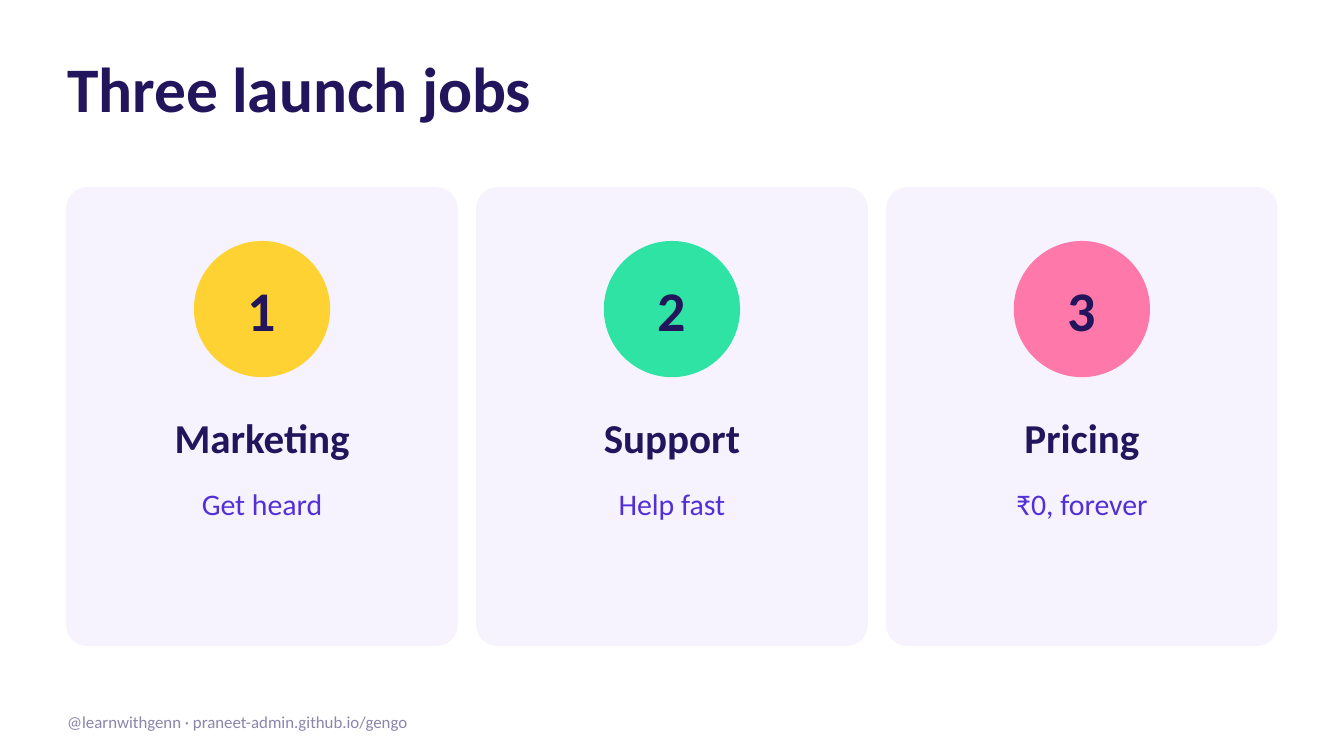
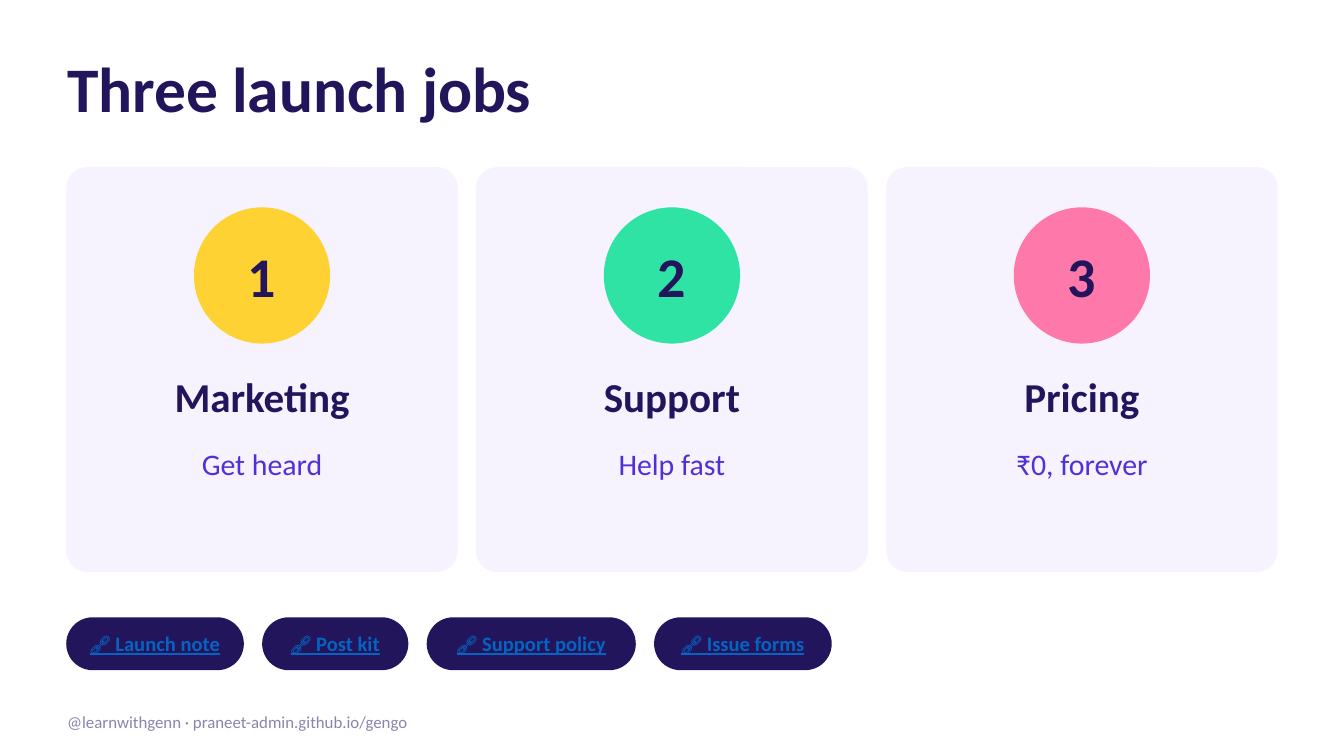
Before and after one commit to praneet-admin/gengo, a slide deck: slide 4 of launch/Gengo-Marketing-Glance.pptx. Drawn at 1344x756 pixels with LibreOffice and Linux fonts; fonts in the diff are those of the drawing. Boxes give left, top, right and bottom in pixels: in the first picture for what was removed or moved away, otherwise in the second. Text is boxed around its words. In the diff, an @@ line names an element or a change of style, - is before the commit and + after.

Commit message:
Launch deck: every artifact linked

```diff
--- a/launch/Gengo-Marketing-Glance.pptx
+++ b/launch/Gengo-Marketing-Glance.pptx
@@ rounded rectangle: place and size @@
-rounded rectangle at box(67, 188, 457, 645)
+rounded rectangle at box(67, 168, 457, 571)
@@ rounded rectangle: place and size @@
-rounded rectangle at box(477, 188, 867, 645)
+rounded rectangle at box(477, 168, 867, 571)
@@ rounded rectangle: place and size @@
-rounded rectangle at box(887, 188, 1277, 645)
+rounded rectangle at box(887, 168, 1277, 571)
@@ 3 texts, 3 ellipses: place and size @@
-3 texts, 3 ellipses at box(195, 242, 1149, 376)
+3 texts, 3 ellipses at box(195, 208, 1149, 343)
@@ 6 texts: place and size @@
-6 texts at box(175, 424, 1147, 520)
+6 texts at box(175, 383, 1147, 480)
@@ rounded rectangle added at box(67, 618, 243, 669), fill #23155C, outline #23155C 1 pt @@
@@ rounded rectangle added at box(263, 618, 407, 669), fill #23155C, outline #23155C 1 pt @@
@@ rounded rectangle added at box(427, 618, 634, 669), fill #23155C, outline #23155C 1 pt @@
@@ rounded rectangle added at box(655, 618, 831, 669), fill #23155C, outline #23155C 1 pt @@
@@ text added at box(115, 636, 220, 655), 11 pt, text #0563C1, bold, underline @@
+🔗 Launch note
@@ text added at box(316, 637, 380, 655), 11 pt, text #0563C1, bold, underline @@
+🔗 Post kit
@@ text added at box(482, 636, 606, 655), 11 pt, text #0563C1, bold, underline @@
+🔗 Support policy
@@ text added at box(707, 637, 804, 655), 11 pt, text #0563C1, bold, underline @@
+🔗 Issue forms
```
Also in this commit, not shown: 10 other slides changed, 1 slide added, 1 slide removed.
